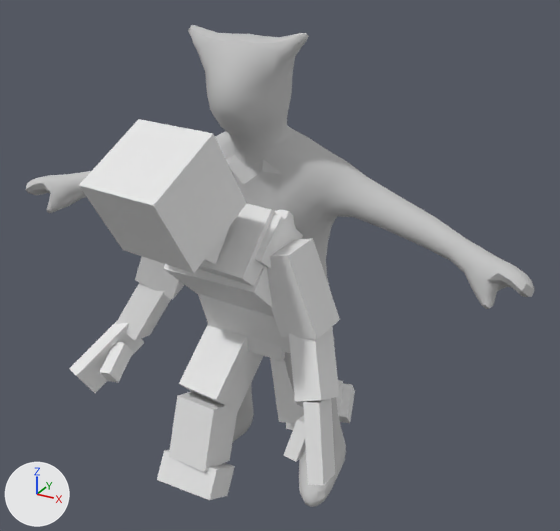
One commit to the FBX model Art/Goblin/Goblin_mesh_Walk1.FBX: the scene before it, then after it.
Both versions are drawn from a 50 mm lens placed at (0.418, -0.726, 0.633), pointed at (0.029, -0.018, 0.279). Arrows for +X, +Y and +Z are at lower left; the lights stay in place. Where no turn or scale is listed for an object, it has been applied to the vertices.

Objects in the first picture: 'CatRig_Head', 'CatRig_Hub001', 'CatRig_Hub002', 'CatRig_LArm1', 'CatRig_LArm2', 'CatRig_LArmCollarbone', 'CatRig_LArmPalm', 'CatRig_LLeg1', 'CatRig_LLeg2', 'CatRig_LLegAnkle', 'CatRig_LPalmBone', 'CatRig_RArm1', 'CatRig_RArm2', 'CatRig_RArmPalm', 'CatRig_RLeg1', 'CatRig_RLeg2', 'CatRig_RLegAnkle', 'CatRig_RPalmBone', 'CatRig_Spine1', 'CatRig_Spine2', 'Goblin_Base'.
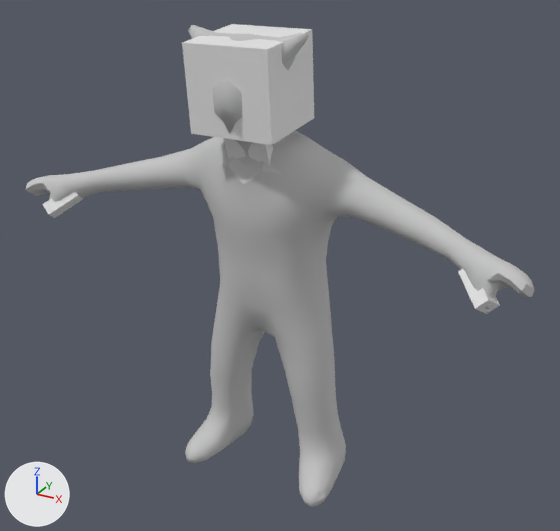
The newer file is also rescaled (x3.728) as a whole; pictures and numbers use the older file's frame.

Where the change shows, as pixel boxes [x1, y1, x2, y2] in the pictures (560 x 531 px):
'CatRig_Head', reshaped (21% narrower, 21% shorter): before [79, 119, 247, 273]; after [182, 24, 314, 145]
'CatRig_LArm1', deleted: before [267, 238, 340, 339]
'CatRig_RLeg1', deleted: before [179, 325, 263, 412]
'CatRig_RLeg2', deleted: before [169, 391, 237, 472]
'CatRig_Hub002', deleted: before [198, 203, 277, 286]
'CatRig_LArm2', deleted: before [289, 327, 340, 402]
'CatRig_Spine2', deleted: before [164, 210, 296, 317]
'CatRig_LArmPalm', deleted: before [303, 398, 335, 485]
'CatRig_Spine1', deleted: before [198, 282, 330, 353]
'CatRig_RLegAnkle', deleted: before [157, 450, 235, 500]
'CatRig_RArmPalm', deleted: before [69, 321, 144, 393]
'CatRig_RArm2', deleted: before [116, 283, 171, 341]
'CatRig_RPalmBone', reshaped: before [100, 342, 133, 383]; after [42, 191, 83, 218]
'CatRig_LPalmBone', reshaped: before [284, 415, 306, 462]; after [458, 269, 500, 314]
'CatRig_LLeg1', deleted: before [270, 358, 338, 423]
'CatRig_LArmCollarbone', deleted: before [255, 214, 303, 269]
'CatRig_RArm1', deleted: before [135, 257, 184, 300]
'CatRig_Hub001', deleted: before [229, 329, 285, 361]
'CatRig_LLegAnkle', deleted: before [339, 383, 355, 423]
'CatRig_LLeg2', deleted: before [286, 380, 343, 430]
part 1 of me_mesh_015, deleted: before [284, 415, 306, 462]
part 2 of me_mesh_015, added: after [458, 269, 500, 314]
part 3 of me_mesh_020, deleted: before [100, 342, 133, 383]
part 4 of me_mesh_020, added: after [42, 191, 83, 218]

Diff of the bpy script that builds the scene:
```diff
--- a/Art/Goblin/Goblin_mesh_Walk1.FBX.py
+++ b/Art/Goblin/Goblin_mesh_Walk1.FBX.py
@@ me_mesh_015 @@
-me_mesh_015.from_pydata(...)  # 8 vertices, 12 faces; spans x -0.0171..0.0088, y -0.0262..0.0102, z -0.0445..0.0055
+me_mesh_015.from_pydata(...)  # 8 vertices, 12 faces; spans x 0.1324..0.177, y 0.0277..0.0726, z 0.1494..0.1927
+# me_mesh_015 part 1: 8 vertices removed from x -0.0171..0.0088, y -0.0262..0.0102, z -0.0445..0.0055
+# me_mesh_015 part 2: 8 vertices added at x 0.1324..0.177, y 0.0277..0.0726, z 0.1494..0.1927
@@ me_mesh_022 @@
 me_mesh_022.from_pydata(...)  # 8 vertices, 12 faces; spans x -0.0596..0.0535, y -0.0933..0.0468, z -0.0236..0.1049
+# me_mesh_022 part 5: the whole mesh is multiplied about its middle by the matrix ((0.988, -0.129, 0.0), (0.117, 0.895, 0.421), (-0.055, -0.417, 0.903)), then moved by (0.0253, 0.1218, 0.091)
@@ me_mesh_020 @@
-me_mesh_020.from_pydata(...)  # 8 vertices, 12 faces; spans x -0.0086..0.0133, y -0.0424..0.006, z -0.0324..0.01
+me_mesh_020.from_pydata(...)  # 8 vertices, 12 faces; spans x -0.1346..-0.09, y 0.0168..0.0617, z 0.1348..0.178
+# me_mesh_020 part 3: 8 vertices removed from x -0.0086..0.0133, y -0.0424..0.006, z -0.0324..0.01
+# me_mesh_020 part 4: 8 vertices added at x -0.1346..-0.09, y 0.0168..0.0617, z 0.1348..0.178
@@ ob_catrig_rarm2 @@
-ob_catrig_rarm2 = bpy.data.objects.new('CatRig_RArm2', me_mesh_018)
@@ ob_catrig_llegankle @@
-ob_catrig_llegankle = bpy.data.objects.new('CatRig_LLegAnkle', me_mesh_004)
@@ ob_catrig_larm1 @@
-ob_catrig_larm1 = bpy.data.objects.new('CatRig_LArm1', me_mesh_012)
@@ ob_catrig_rlegankle @@
-ob_catrig_rlegankle = bpy.data.objects.new('CatRig_RLegAnkle', me_mesh_007)
@@ ob_catrig_lleg1 @@
-ob_catrig_lleg1 = bpy.data.objects.new('CatRig_LLeg1', me_mesh_002)
@@ ob_catrig_spine1 @@
-ob_catrig_spine1 = bpy.data.objects.new('CatRig_Spine1', me_mesh_008)
@@ ob_catrig_rleg2 @@
-ob_catrig_rleg2 = bpy.data.objects.new('CatRig_RLeg2', me_mesh_006)
@@ ob_catrig_spine2 @@
-ob_catrig_spine2 = bpy.data.objects.new('CatRig_Spine2', me_mesh_009)
@@ ob_catrig_larmcollarbone @@
-ob_catrig_larmcollarbone = bpy.data.objects.new('CatRig_LArmCollarbone', me_mesh_011)
@@ ob_catrig_rarmpalm @@
-ob_catrig_rarmpalm = bpy.data.objects.new('CatRig_RArmPalm', me_mesh_019)
@@ ob_catrig_larmpalm @@
-ob_catrig_larmpalm = bpy.data.objects.new('CatRig_LArmPalm', me_mesh_014)
@@ ob_catrig_rarm1 @@
-ob_catrig_rarm1 = bpy.data.objects.new('CatRig_RArm1', me_mesh_017)
@@ ob_catrig_hub001 @@
-ob_catrig_hub001 = bpy.data.objects.new('CatRig_Hub001', me_mesh_001)
@@ ob_catrig_larm2 @@
-ob_catrig_larm2 = bpy.data.objects.new('CatRig_LArm2', me_mesh_013)
@@ ob_catrig_hub002 @@
-ob_catrig_hub002 = bpy.data.objects.new('CatRig_Hub002', me_mesh_010)
@@ ob_catrig_rleg1 @@
-ob_catrig_rleg1 = bpy.data.objects.new('CatRig_RLeg1', me_mesh_005)
@@ ob_catrig_lleg2 @@
-ob_catrig_lleg2 = bpy.data.objects.new('CatRig_LLeg2', me_mesh_003)
```
